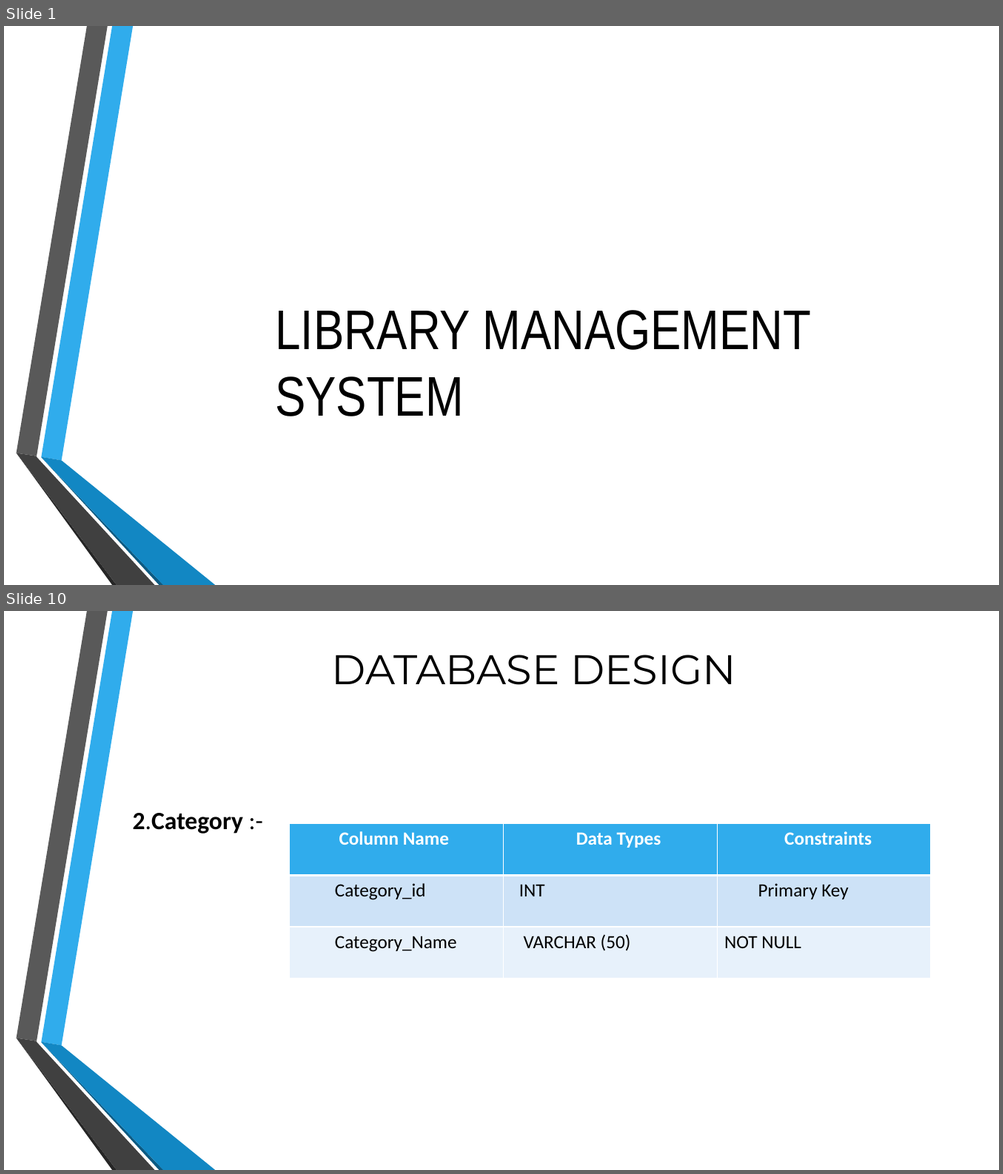
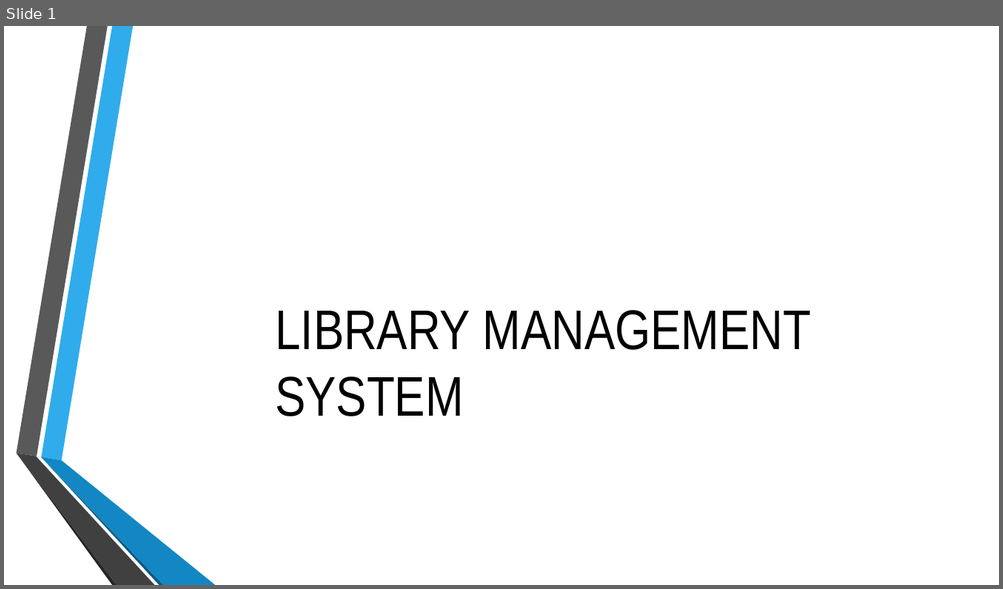
Before and after one commit to Vruchi0321/Hibernate_Project, a slide deck: LMS.pptx. Shown one above the other, each under a label of ours: slides 1 and 10 before the commit, slide 1 after it; the slides between them are not shown. The pictures are 1003x1174 and 1003x589 pixels, drawn with LibreOffice and Linux fonts; fonts in the diff are those of the drawing; background and template pictures are left out. Boxes give left, top, right and bottom in pixels: in the first picture for what was removed or moved away, otherwise in the second. Text is boxed around its words. In the diff, an @@ line names an element or a change of style, - is before the commit and + after.

```diff
--- a/LMS.pptx
+++ b/LMS.pptx
@@ slide 10 removed at [4, 611, 999, 1170], background picture (left out); not listed: 6 template elements that a slide beside it also shows @@
@@ title removed at [332, 655, 736, 685] @@
-DATABASE DESIGN
@@ text removed at [133, 813, 243, 834] @@
-2.Category :-
@@ table removed at [290, 824, 930, 979], 3 rows, 3 columns @@
-Column Name | Data Types | Constraints
-Category_id | INT | Primary Key
-Category_Name | VARCHAR (50) | NOT NULL
```
Also in this commit, not shown: 3 slides changed, 6 slides added, 8 other slides removed.
